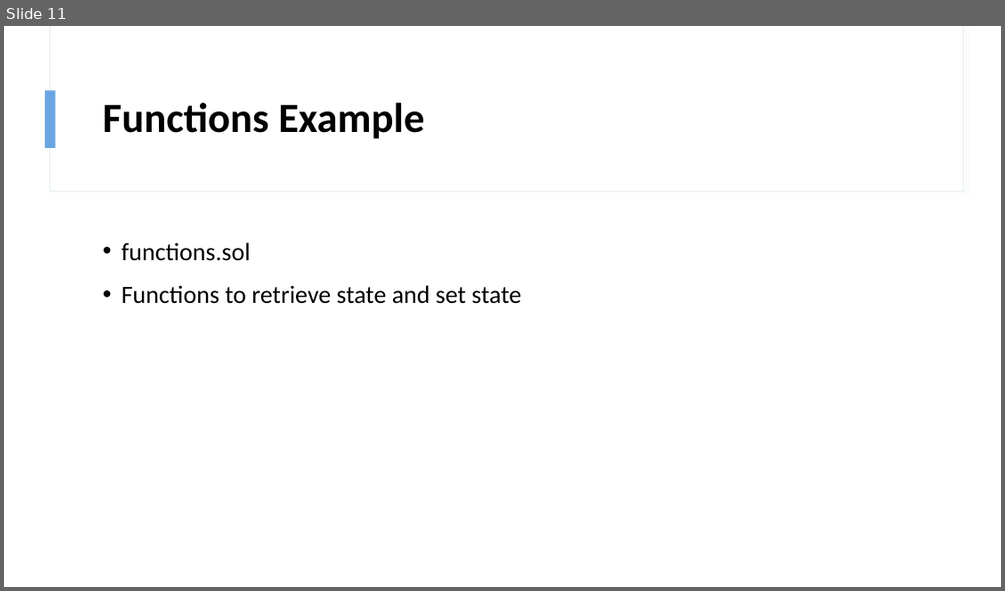
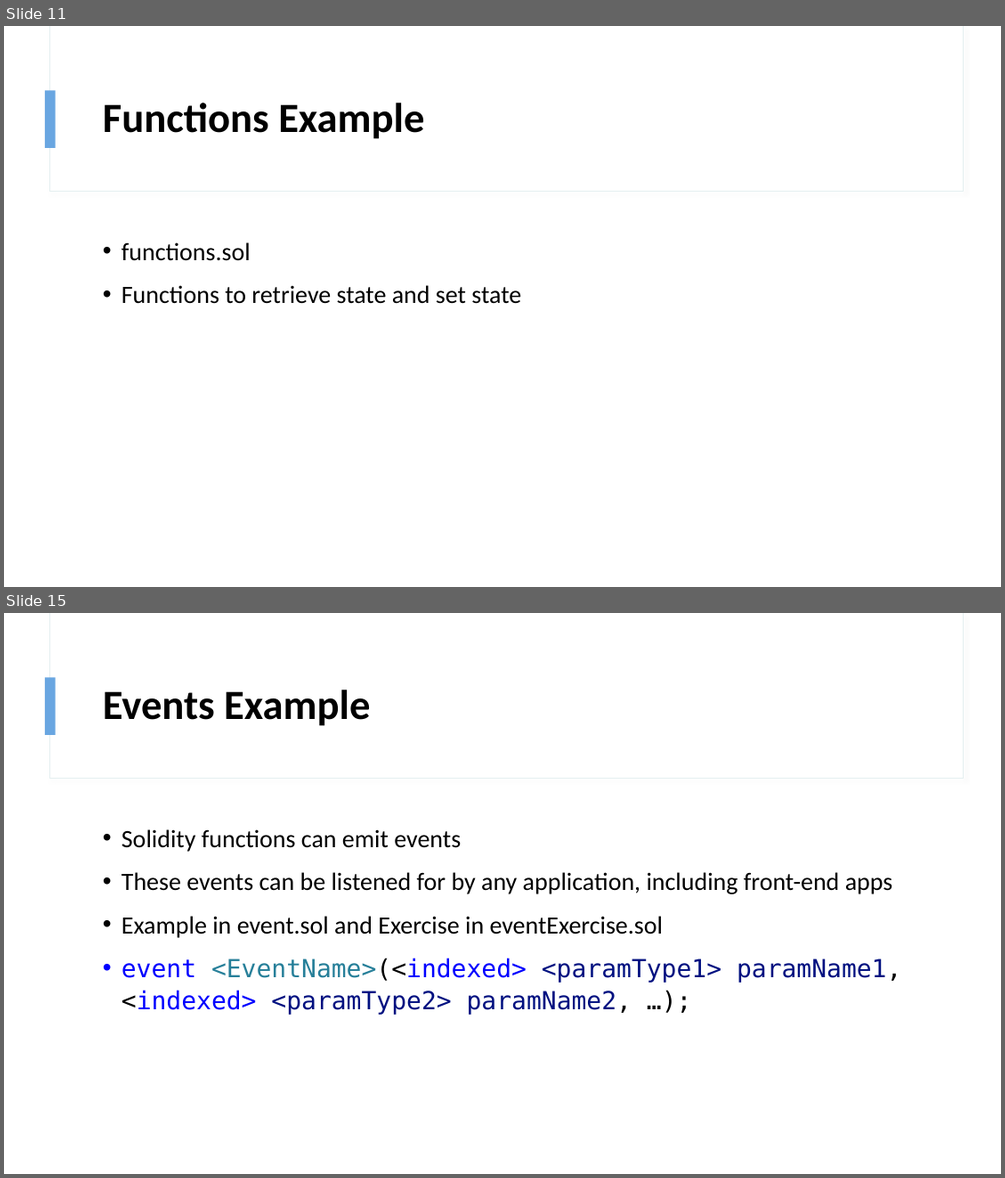
Before and after one commit to zmeghji/YourFirstERC20Token, a slide deck: Creating Your First ERC 20 Token!.pptx. Shown one above the other, each under a label of ours: slide 11 before the commit, slides 11 and 15 after it; the slides between them are not shown. The pictures are 1005x591 and 1005x1178 pixels, drawn with LibreOffice and Linux fonts; fonts in the diff are those of the drawing. Boxes give left, top, right and bottom in pixels: in the first picture for what was removed or moved away, otherwise in the second. Text is boxed around its words. In the diff, an @@ line names an element or a change of style, - is before the commit and + after.

Commit message:
completed exercise files

```diff
--- a/Creating Your First ERC 20 Token!.pptx
+++ b/Creating Your First ERC 20 Token!.pptx
@@ slide 15 added at bbox=[4, 613, 1001, 1174], background #FFFFFF; not listed: 3 template elements that a slide beside it also shows @@
@@ title added at bbox=[103, 690, 370, 726], 40 pt, text #000000, bold @@
+Events Example
@@ text added at bbox=[121, 829, 901, 1014], 24 pt, text #000000 @@
+• Solidity functions can emit events
+• These events can be listened for by any application, including front-end apps
+• Example in event.sol and Exercise in eventExercise.sol
+• event <EventName>(<indexed> <paramType1> paramName1, <indexed> <paramType2> paramName2, …);
```
Also in this commit, not shown: 4 slides changed, 1 other slide added, 3 other files.
